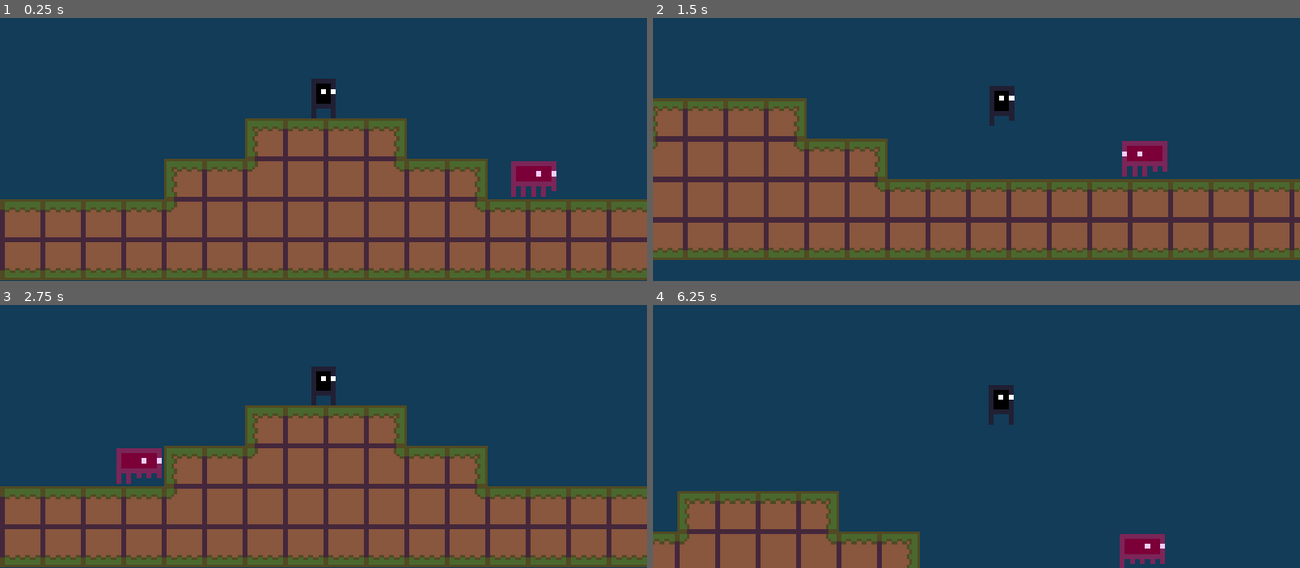
Above: before the commit, frames 1-4 (two rows, left to right).
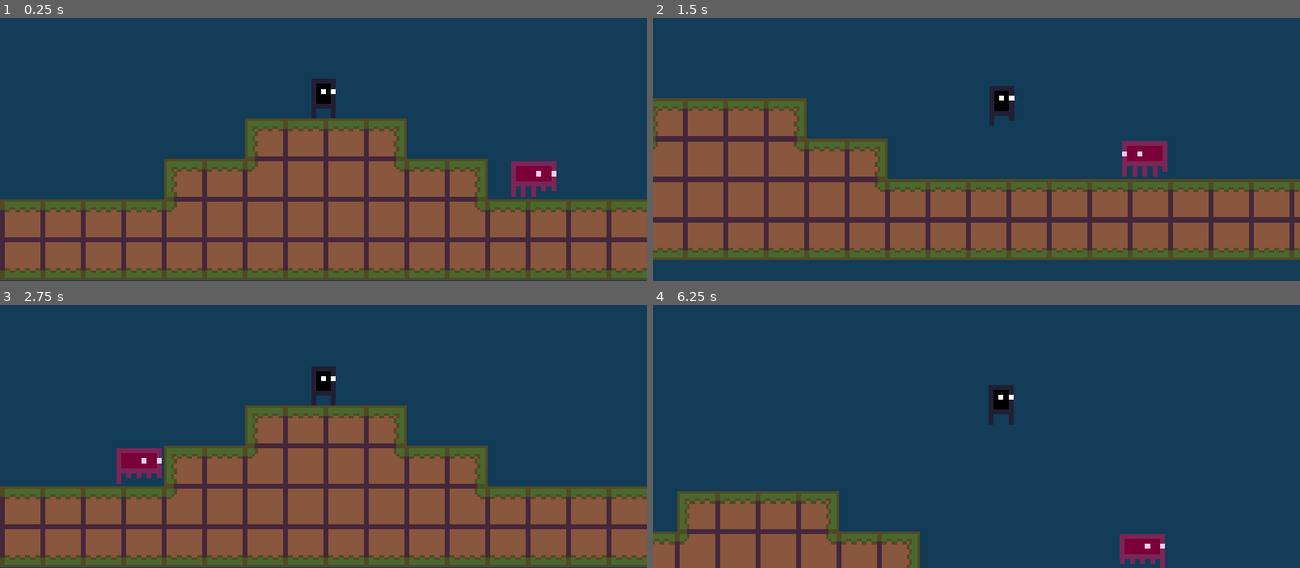
Above: after the commit, the same moments.

Repository: NicolasLFerreira/ASHS-School-Project
Game: Godot game, scene res://map/map_00.tscn
Same seed, same stepped clock (60 frames per second), same inputs: the game is played once before the commit and once after it.
Inputs (mouse positions are in pixels of both pictures, inside the frame that each line leads up to):
- Up to frame 1 (0.25 s): no input
- Up to frame 2 (1.5 s): move the mouse to (1118, 81) at 0.52 s; hold D (right) from 0.53 s (still down); click (1118, 81) at 0.6 s; tap Space (jump) at 0.77 s; tap G (godmode) at 0.8, 1.35 s; move the mouse to (847, 117) at 1.27 s
- Up to frame 3 (2.75 s): tap Space (jump) at 1.52 s; click (194, 404) at 1.55 s; release D (right) at 2 s; click "replay" at 2 s
- Up to frame 4 (6.25 s): move the mouse to (1041, 305) at 2.77 s; hold A (left) 2.78-3.53 s; click (1041, 305) at 2.85 s; tap G (godmode) at 3.05, 4.35, 6.05 s; move the mouse to (944, 457) at 3.52 s; hold D (right) 3.53-5.03 s; tap 1 (dash) at 3.6 s; tap Space (jump) at 3.77, 4.52, 5.27 s; click (944, 457) at 3.8 s; move the mouse to (1170, 441) at 4.27 s; move the mouse to (782, 331) at 5.02 s; hold A (left) 5.03-5.78 s; tap Shift (shift) at 5.1 s; click (782, 331) at 5.3 s; move the mouse to (1008, 386) at 5.77 s; hold D (right) from 5.78 s (still down); tap 2 (soapbomb) at 5.85 s

The runs differ from the first frame. In frame 1, less than 0.1% of the frame differs, in the area x 83-85%, y 65-68%; in frame 2, less than 0.1%; in frame 3, less than 0.1%; in frame 4, less than 0.1%, in the area x 72-80%, y 98-100%.

Commit message:
Fixed death system

Diff:
--- a/enemies/infected_pinckius/infected_pinckius_movement.gd
+++ b/enemies/infected_pinckius/infected_pinckius_movement.gd
@@ -21,3 +21,7 @@
 	speed = -speed;
 
 	$enemy_sprite.flip_h = !$enemy_sprite.flip_h;
+
+	if (_body.get_name() == ("player_body")):
+		if (_body.godmode == false):
+			get_tree().change_scene("res://UI/death_screen/death_screen.tscn");
--- a/enemies/infected_pinckius/infected_pinckius_movement.tscn
+++ b/enemies/infected_pinckius/infected_pinckius_movement.tscn
@@ -10,17 +10,6 @@
 [ext_resource path="res://textures/enemie_texture/infected_pinkius/infected_pinckius_8.png" type="Texture" id=8]
 [ext_resource path="res://enemies/enemy_body.tscn" type="PackedScene" id=9]
 [ext_resource path="res://enemies/infected_pinckius/infected_pinckius_movement.gd" type="Script" id=10]
-
-
-
-
-
-
-
-
-
-
-
 
 [sub_resource type="SpriteFrames" id=1]
 animations = [ {
@@ -40,7 +29,6 @@
 [node name="enemy_sprite" parent="." index="0"]
 frames = SubResource( 1 )
 animation = "running"
-frame = 7
 playing = true
 flip_h = true
 
--- a/player/bullet/bullet.gd
+++ b/player/bullet/bullet.gd
@@ -18,11 +18,14 @@
 
 func _on_bullet_body_entered(body):
 
+	if (body.get_name() == ("player_body")):
+		print ("cu");
+
 	if (shoot):
 		if body.is_a_parent_of(self):
 			return;
 		else:
-			if (body.get_class() == "TileMap"):
+			if (body.get_class() == ("TileMap")) or (body.get_name() == ("player_body")):
 				queue_free();
 			else:
 				body.queue_free();
--- a/player/player_body/player_body.gd
+++ b/player/player_body/player_body.gd
@@ -145,25 +145,6 @@
 			amount = 3;
 
 
-#######
-#Shoot#
-#######
-
-func _shoot():
-
-	if ($reload.get_time_left() == 0):
-		if (Input.is_action_just_pressed("click1")):
-
-			$reload.start();
-
-			var bullet_instance = bullet.instance();
-
-			add_child(bullet_instance);
-
-			bullet_instance.global_position = global_position;
-			bullet_instance.direction = -1 if $sprite_/player_sprite.flip_h else 1;
-			bullet_instance.isHorizontal = true;
-
 #########
 #Stamina#
 #########
@@ -202,16 +183,23 @@
 		move_speed = 15;
 
 #######
-#Death#
-#######
-
-func _on_death_area_area_entered(area):
-
-	if (!godmode):
-		if (area.get_name() == "bullet"):
-			return
-		else:
-			get_tree().change_scene("res://UI/death_screen/death_screen.tscn");
+#Shoot#
+#######
+
+func _shoot():
+
+	if ($reload.get_time_left() == 0):
+		if (Input.is_action_just_pressed("click1")):
+
+			$reload.start();
+
+			var bullet_instance = bullet.instance();
+
+			add_child(bullet_instance);
+
+			bullet_instance.global_position = global_position;
+			bullet_instance.direction = -1 if $sprite_/player_sprite.flip_h else 1;
+			bullet_instance.isHorizontal = true;
 
 #######
 #Skill#
